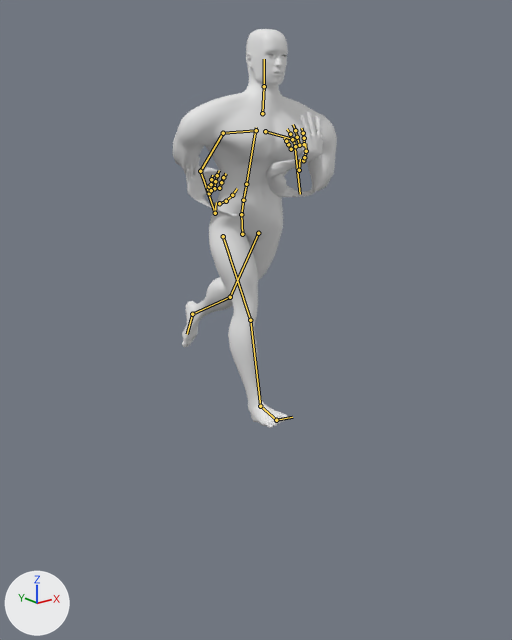
An edit to the glTF model godot/assets/models/damon_mh.glb, drawn before and after from the same camera.
Rendered twice from a 50 mm lens placed at (-1.96, -2.56, 1.6), pointed at (0.1, 0.02, 0.57). Arrows for +X, +Y and +Z are at lower left; the lights stay in place. The older version comes first. Both versions are drawn at frame 0 of the action 'Sprint_Loop'; the numbers are the values there. The bones that change, and the others that lie on the model, are drawn over the model as lines.

Objects in the first picture: 'Body'.
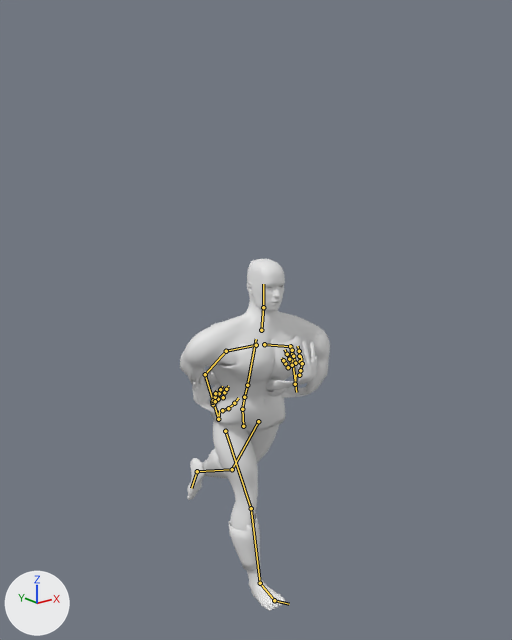
What differs and where, as boxes [x1, y1, x2, y2] in the pictures (512 x 640 px):
'Body', posed (8% narrower, 12% shorter)
    before: [173, 29, 337, 428]
    after: [180, 259, 330, 611]
'Cuirass', now drawn
    after: [208, 322, 305, 430]
'Greaves', now drawn
    after: [202, 449, 261, 571]
'Bracers', now drawn (mostly hidden)
    after: [265, 388, 285, 397]
bone 'pelvis', root to tip
    before: (242, 234) to (241, 214)
    after: (243, 426) to (242, 409)

Patch to the scene script:
```diff
--- a/godot/assets/models/damon_mh.glb.py
+++ b/godot/assets/models/damon_mh.glb.py
@@ bone_pelvis @@
 bone_pelvis = bpy.data.objects['Rig'].pose.bones['pelvis']  # child of 'Root'
-bone_pelvis.location = (0.0, 0.857, 0.416)
+bone_pelvis.location = (0.0, -0.01, -0.005)
```
